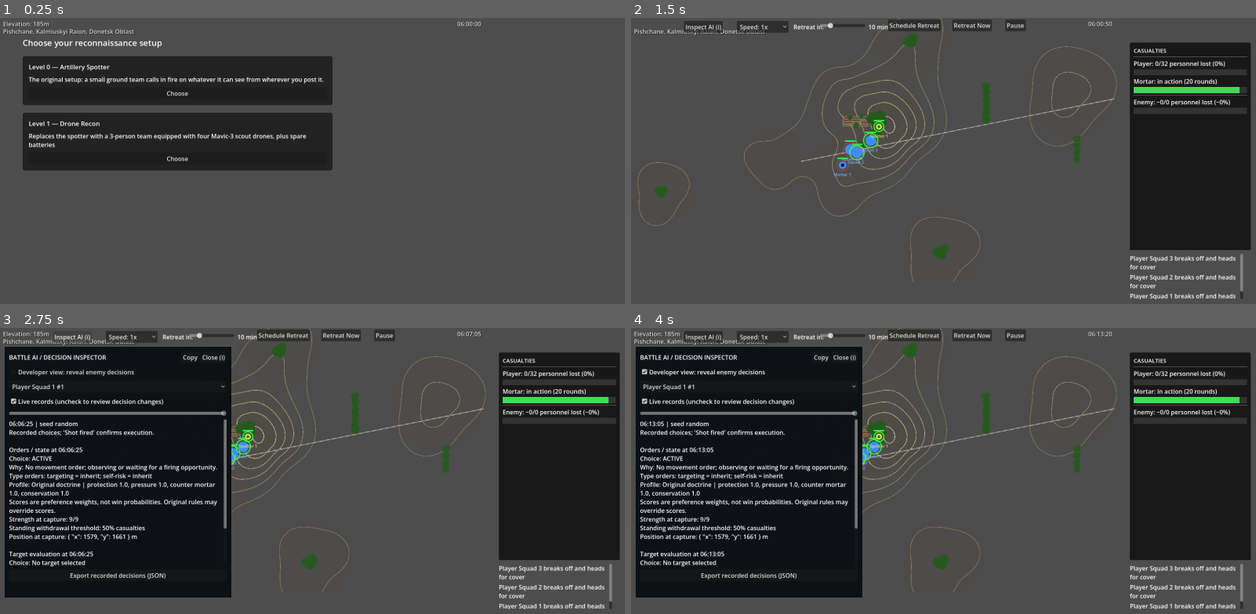
Above: before the commit, frames 1-4 (two rows, left to right).
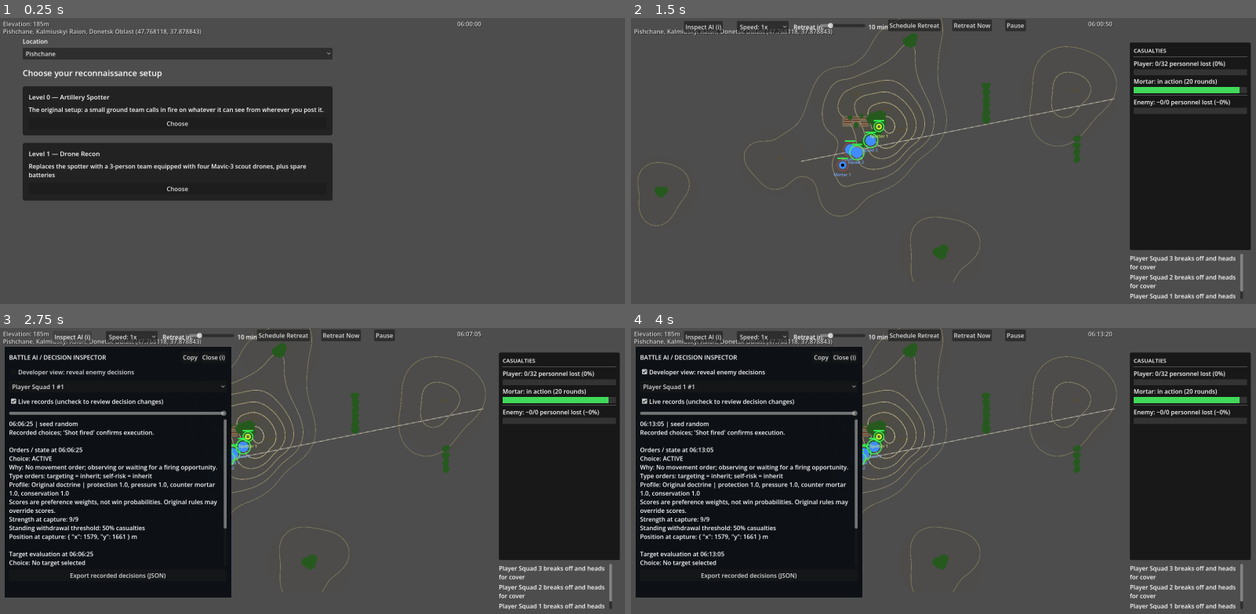
Above: after the commit, the same moments.

Repository: verybadcat/Drones
Game: Godot game, scene res://scenes/Main.tscn
Same seed, same stepped clock (60 frames per second), same inputs: the game is played once before the commit and once after it.
Inputs:
- Up to frame 1 (0.25 s): no input
- Up to frame 2 (1.5 s): click "Choose" at 0.5 s; click "Start Battle" at 1.25 s
- Up to frame 3 (2.75 s): click "Inspect AI (i)" at 2 s
- Up to frame 4 (4 s): click "Copy" at 2.75 s; click "Developer view: reveal enemy …" at 3.5 s

The runs differ from the first frame. In frame 1, 15% of the frame differs, in the area x 3-54%, y 3-64%; in frame 2, less than 0.1%; in frame 3, less than 0.1%; in frame 4, less than 0.1%.

Commit message:
Add a map picker to level select, with real coordinates shown in-game
The level-select screen now has a dropdown listing every map in
GameConfig.MAPS by its own place name, defaulting to whichever one is
already active. Picking a different one takes effect immediately.

Required turning CURRENT_MAP and everything derived from it (map
dimensions, camera bounds, sidebar position, player/enemy safe-x) from
const into static var, recomputed via a new set_active_map() -
previously these were only ever evaluated once at script load, which
was fine when the loaded map was a compile-time fact but breaks the
moment a player can pick a different one at runtime. River/contour
caches are cleared on every switch so a new map never shows stale
geometry from the previous one. main.gd's own window/viewport/camera
setup got the same treatment, extracted into _apply_map_dimensions()
so a map switch resizes everything live.

Each catalog entry also gained a real "coordinates" field, appended to
the always-on-screen location readout so a player can go look the
actual place up themselves.

Co-Authored-By: Claude Sonnet 5 <noreply@anthropic.com>

Diff:
--- a/scripts/game_config.gd
+++ b/scripts/game_config.gd
@@ -91,6 +91,10 @@
 "pervomaiske": {
 	"name": "Pervomaiske",
 	"location_subtitle": "Kupiansk Raion, Kharkiv Oblast",
+	# The real coordinates the source screenshot itself was centered on —
+	# shown on the map's own location readout (see main.gd's
+	# _location_label) so a curious player can look the actual place up.
+	"coordinates": "49.657741, 37.270141",
 	"compass_north_screen_direction": Vector2(0.0, -1.0),
 
 	# Matches this game's standard battlefield footprint — same as
@@ -347,6 +351,10 @@
 "pishchane": {
 	"name": "Pishchane",
 	"location_subtitle": "Kalmiuskyi Raion, Donetsk Oblast",
+	# The real coordinates this map was built from — shown on the map's
+	# own location readout (see main.gd's _location_label) so a curious
+	# player can look the actual place up.
+	"coordinates": "47.768118, 37.878843",
 	"compass_north_screen_direction": Vector2(0.0, -1.0),
 
 	"width_m": 5000.0,
@@ -540,8 +548,11 @@
 }
 
 ## The map actually loaded right now — see MAPS/DEFAULT_MAP_ID's own doc
-## comment above.
-const CURRENT_MAP: Dictionary = MAPS[DEFAULT_MAP_ID]
+## comment above. A `static var`, not a `const`: the level-select screen's
+## own map dropdown (LevelSelectScreen) lets the player switch this at
+## runtime, before deployment — see set_active_map, the only place this
+## (and everything derived from it below) should ever be reassigned.
+static var CURRENT_MAP: Dictionary = MAPS[DEFAULT_MAP_ID]
 
 ## The internal engine<->real-world scale: a fixed, map-INDEPENDENT
 ## conversion, not derived from any particular map's own size. This is
@@ -562,9 +573,9 @@
 ## right below it once it's actually defined. See CURRENT_MAP's own doc
 ## comment for why width/height specifically count as data while the
 ## conversion factor doesn't.
-const MAP_WIDTH_M: float = CURRENT_MAP.width_m
-const MAP_HEIGHT_M: float = CURRENT_MAP.height_m
-const WEST_FLANK_WIDTH_M: float = CURRENT_MAP.west_flank_width_m
+static var MAP_WIDTH_M: float
+static var MAP_HEIGHT_M: float
+static var WEST_FLANK_WIDTH_M: float
 ## MAP_WIDTH_PX is the core battle canvas's width; the actual map VIEWPORT
 ## is wider still (see CAMERA_VIEWPORT_WIDTH_PX below — it also shows
 ## WEST_FLANK_WIDTH_PX of ground to the west), with the sidebar UI
@@ -576,8 +587,8 @@
 ## so a differently-sized map's window adjusts automatically with it —
 ## nothing about the window is a fixed, map-specific number to remember
 ## to update by hand.
-const MAP_WIDTH_PX: float = MAP_WIDTH_M * PIXELS_PER_METER
-const MAP_HEIGHT_PX: float = MAP_HEIGHT_M * PIXELS_PER_METER
+static var MAP_WIDTH_PX: float
+static var MAP_HEIGHT_PX: float
 
 ## Open, undeveloped ground west of x=0 — nobody deploys here, no authored
 ## cover/terrain features exist here, but units can be pushed into it
@@ -587,7 +598,7 @@
 ## display column at this fixed scale, so this is the first world-space
 ## that doesn't, which is what originally made a wider viewport than just
 ## MAP_WIDTH_PX necessary here at all.
-const WEST_FLANK_WIDTH_PX: float = WEST_FLANK_WIDTH_M * PIXELS_PER_METER
+static var WEST_FLANK_WIDTH_PX: float
 
 ## The map viewport is permanently wide enough to show the ENTIRE modeled
 ## world — the west flank through the map's true east edge — at once, at
@@ -603,18 +614,18 @@
 ## panning is never needed in the first place — see project.godot's
 ## viewport_width and main.gd's sidebar layout (GameConfig.SIDEBAR_X),
 ## both widened by exactly WEST_FLANK_WIDTH_PX to make room.
-const CAMERA_VIEWPORT_WIDTH_PX: float = MAP_WIDTH_PX + WEST_FLANK_WIDTH_PX
+static var CAMERA_VIEWPORT_WIDTH_PX: float
 ## The camera's own fixed x, always — the midpoint of the full
 ## [-WEST_FLANK_WIDTH_PX, MAP_WIDTH_PX] range the viewport now permanently
 ## shows. Fixed, not dynamically tracked: since the viewport already shows
 ## that entire range at all times, every possible unit position is already
 ## visible regardless of exactly where it sits, so there's nothing left to
 ## track or pan toward.
-const CAMERA_CENTER_X: float = (-WEST_FLANK_WIDTH_PX + MAP_WIDTH_PX) / 2.0
+static var CAMERA_CENTER_X: float
 ## Where the sidebar column (casualty dashboard, combat log, retreat/pause
 ## buttons, doctrine panel) starts — right after the widened map viewport,
 ## with the same 20px gap the original [0,1000]-wide layout used.
-const SIDEBAR_X: float = CAMERA_VIEWPORT_WIDTH_PX + 20.0
+static var SIDEBAR_X: float
 ## The sidebar column's own fixed width (DoctrinePanel's own declared
 ## custom_minimum_size is 320px; this adds a small margin) — independent
 ## of the map's size, so main.gd can compute a correctly-sized WINDOW for
@@ -628,6 +639,57 @@
 ## main.gd's _ready, which sizes the actual window to
 ## max(MAP_HEIGHT_PX, this).
 const MIN_WINDOW_HEIGHT_PX: float = 760.0
+
+## Recomputes every static var derived from CURRENT_MAP (see each one's
+## own doc comment above/below for why it's data-derived rather than a
+## plain compile-time const now that CURRENT_MAP itself can change at
+## runtime) and drops the river/contour caches, which are built once per
+## loaded map and would otherwise keep showing the PREVIOUS map's terrain.
+## Called once automatically at script load (_static_init, below) and
+## again by set_active_map every time the player picks a different map.
+static func _recompute_map_derived_state() -> void:
+	MAP_WIDTH_M = CURRENT_MAP.width_m
+	MAP_HEIGHT_M = CURRENT_MAP.height_m
+	WEST_FLANK_WIDTH_M = CURRENT_MAP.west_flank_width_m
+	MAP_WIDTH_PX = MAP_WIDTH_M * PIXELS_PER_METER
+	MAP_HEIGHT_PX = MAP_HEIGHT_M * PIXELS_PER_METER
+	WEST_FLANK_WIDTH_PX = WEST_FLANK_WIDTH_M * PIXELS_PER_METER
+	CAMERA_VIEWPORT_WIDTH_PX = MAP_WIDTH_PX + WEST_FLANK_WIDTH_PX
+	CAMERA_CENTER_X = (-WEST_FLANK_WIDTH_PX + MAP_WIDTH_PX) / 2.0
+	SIDEBAR_X = CAMERA_VIEWPORT_WIDTH_PX + 20.0
+	ENEMY_SAFE_X = CURRENT_MAP.enemy.spawn_x + 150.0 * PIXELS_PER_METER
+	PLAYER_SAFE_X = -(WEST_FLANK_WIDTH_M - 100.0) * PIXELS_PER_METER
+
+	_river_rects_built = false
+	_river_segment_rects.clear()
+	_contour_cache_built = false
+	_contour_segments_cache.clear()
+	_contour_col_origin_m = 0.0
+
+
+## Runs automatically the first time this script is loaded/referenced —
+## Godot 4.4+'s static-constructor hook — so every static var above is
+## already correctly populated before anything else in the game (main.gd's
+## own _ready included) ever reads one, exactly as if they were still the
+## compile-time consts they used to be.
+static func _static_init() -> void:
+	_recompute_map_derived_state()
+
+
+## Switches which real place is loaded, for the level-select screen's own
+## map dropdown (LevelSelectScreen) — the only intended caller. Must run
+## BEFORE deployment/battle setup reads any CURRENT_MAP-derived value
+## (default_squad_positions, MAP_WIDTH_PX, ...), which is exactly when the
+## dropdown offers the choice: before recon-mode selection, let alone
+## deployment. main.gd still has to re-apply the derived window/camera
+## sizing itself afterward (see its own _apply_map_dimensions) — this
+## function only updates GameConfig's own state.
+static func set_active_map(map_id: String) -> void:
+	if not MAPS.has(map_id) or CURRENT_MAP == MAPS[map_id]:
+		return
+	CURRENT_MAP = MAPS[map_id]
+	_recompute_map_derived_state()
+
 
 ## Runtime meters<->pixels conversion, for the few places that need to
 ## convert a value that isn't known until the game is running (the mouseover
@@ -1162,7 +1224,7 @@
 
 # A RETREATING unit that reaches its own safe_x is marked WITHDRAWN — no
 # longer part of the fight, but its casualties still count in the AAR.
-const ENEMY_SAFE_X: float = CURRENT_MAP.enemy.spawn_x + 150.0 * PIXELS_PER_METER
+static var ENEMY_SAFE_X: float
 const PLAYER_RETREAT_SPEED: float = 2.0 * PIXELS_PER_METER
 
 ## The true world edge is -WEST_FLANK_WIDTH_PX; this stays 100m short of it
@@ -1175,7 +1237,7 @@
 ## is always on screen (see CAMERA_VIEWPORT_WIDTH_PX), stopping at the old
 ## shallow line just reads as stopping in the middle of visible ground for
 ## no reason — every player retreat now goes all the way to the real edge.
-const PLAYER_SAFE_X: float = -(WEST_FLANK_WIDTH_M - 100.0) * PIXELS_PER_METER # -280px / -1400m
+static var PLAYER_SAFE_X: float # -(WEST_FLANK_WIDTH_M - 100.0) * PIXELS_PER_METER
 
 ## The final retreat leg's straight dash (see BattleManager._step_retreat)
 ## bends laterally away from the single nearest known threat once it's
--- a/scripts/level_select_screen.gd
+++ b/scripts/level_select_screen.gd
@@ -1,12 +1,24 @@
 extends Control
 class_name LevelSelectScreen
-## The very first screen the player sees: choose which reconnaissance/target-
-## acquisition setup to fight this battle with (see GameConfig.ReconMode).
-## main.gd shows this before deployment and reads the choice off
-## mode_chosen. Built the same programmatic way as every other screen in
-## this game — no separate .tscn.
+## The very first screen the player sees: choose which real place to fight
+## over (see GameConfig.MAPS) and which reconnaissance/target-acquisition
+## setup to fight with (see GameConfig.ReconMode). main.gd shows this before
+## deployment and reads the choices off map_chosen/mode_chosen. Built the
+## same programmatic way as every other screen in this game — no separate
+## .tscn.
 
 signal mode_chosen(mode: GameConfig.ReconMode)
+## Emitted the moment the map dropdown's selection changes — live, not
+## gated behind a separate "Choose" button, since there's nothing to
+## commit to first the way there is for recon mode (which shapes the rest
+## of deployment). main.gd reacts immediately so this screen's own
+## location readout, and everything else GameConfig.CURRENT_MAP-derived,
+## is already showing the newly-picked place before the player moves on.
+signal map_chosen(map_id: String)
+
+## Index -> map id, in the same order the dropdown lists them — an
+## OptionButton only ever hands back an index, never the id string itself.
+var _map_ids: Array[String] = []
 
 
 func _ready() -> void:
@@ -16,6 +28,8 @@
 	root.position = Vector2(60, 50)
 	root.add_theme_constant_override("separation", 20)
 	add_child(root)
+
+	root.add_child(_build_map_picker())
 
 	var title := GameConfig.make_selectable_label("Choose your reconnaissance setup")
 	title.add_theme_font_size_override("normal_font_size", 22)
@@ -31,6 +45,32 @@
 		"Replaces the spotter with a 3-person team equipped with four Mavic-3 scout drones, plus spare batteries",
 		GameConfig.ReconMode.DRONE_TEAM
 	))
+
+
+## Every real place in the catalog, by its own place name — GameConfig.
+## MAPS' own keys (e.g. "pervomaiske") are internal ids, never shown.
+## Defaults to whichever map is already active (the one main.gd's window
+## was just sized for), not always the first entry, so opening this screen
+## never silently re-picks a different map than what's actually loaded.
+func _build_map_picker() -> Control:
+	var box := VBoxContainer.new()
+	box.add_theme_constant_override("separation", 6)
+
+	var label := GameConfig.make_selectable_label("Location")
+	box.add_child(label)
+
+	var picker := OptionButton.new()
+	var selected_index := 0
+	for map_id in GameConfig.MAPS:
+		if GameConfig.CURRENT_MAP == GameConfig.MAPS[map_id]:
+			selected_index = _map_ids.size()
+		_map_ids.append(map_id)
+		picker.add_item(GameConfig.MAPS[map_id].name)
+	picker.select(selected_index)
+	picker.item_selected.connect(func(index: int): map_chosen.emit(_map_ids[index]))
+	box.add_child(picker)
+
+	return box
 
 
 func _build_option(title_text: String, body_text: String, mode: GameConfig.ReconMode) -> Control:
--- a/scripts/main.gd
+++ b/scripts/main.gd
@@ -125,31 +125,15 @@
 
 
 func _ready() -> void:
-	# Sized from GameConfig's own map-derived constants, not project.godot's
-	# fixed viewport_width/height — those were hand-set for one specific
-	# map's own dimensions and would silently stop matching the moment a
-	# differently-sized real map was swapped in (see GameConfig.
-	# SIDEBAR_COLUMN_WIDTH/MIN_WINDOW_HEIGHT_PX's own doc comments).
-	get_window().size = Vector2i(
-		int(GameConfig.SIDEBAR_X + GameConfig.SIDEBAR_COLUMN_WIDTH),
-		int(max(GameConfig.MAP_HEIGHT_PX, GameConfig.MIN_WINDOW_HEIGHT_PX)))
-
 	map_container = SubViewportContainer.new()
 	map_container.position = Vector2(0, 0)
-	map_container.size = Vector2(GameConfig.CAMERA_VIEWPORT_WIDTH_PX, GameConfig.MAP_HEIGHT_PX)
 	map_container.stretch = true
 	add_child(map_container)
 
 	map_viewport = SubViewport.new()
-	map_viewport.size = Vector2i(int(GameConfig.CAMERA_VIEWPORT_WIDTH_PX), int(GameConfig.MAP_HEIGHT_PX))
 	map_container.add_child(map_viewport)
 
 	map_camera = Camera2D.new()
-	map_camera.position = Vector2(GameConfig.CAMERA_CENTER_X, GameConfig.MAP_HEIGHT_PX / 2.0)
-	map_camera.limit_left = int(-GameConfig.WEST_FLANK_WIDTH_PX)
-	map_camera.limit_right = int(GameConfig.MAP_WIDTH_PX)
-	map_camera.limit_top = 0
-	map_camera.limit_bottom = int(GameConfig.MAP_HEIGHT_PX)
 	map_viewport.add_child(map_camera)
 	map_camera.make_current()
 
@@ -162,7 +146,6 @@
 	add_child(_elevation_label)
 
 	_clock_label = Label.new()
-	_clock_label.position = Vector2(GameConfig.CAMERA_VIEWPORT_WIDTH_PX - 90, 4)
 	_clock_label.add_theme_color_override("font_color", Color(1, 1, 1, 0.85))
 	_clock_label.add_theme_color_override("font_shadow_color", Color(0, 0, 0, 0.8))
 	_clock_label.add_theme_constant_override("shadow_offset_x", 1)
@@ -174,7 +157,6 @@
 	# name should be as visible as the clock. See GameConfig.CURRENT_MAP.name's
 	# own doc comment for the real history.
 	_location_label = Label.new()
-	_location_label.text = "%s, %s" % [GameConfig.CURRENT_MAP.name, GameConfig.CURRENT_MAP.location_subtitle]
 	_location_label.position = Vector2(8, 24)
 	_location_label.add_theme_color_override("font_color", Color(1, 1, 1, 0.85))
 	_location_label.add_theme_color_override("font_shadow_color", Color(0, 0, 0, 0.8))
@@ -182,9 +164,48 @@
 	_location_label.add_theme_constant_override("shadow_offset_y", 1)
 	add_child(_location_label)
 
-	queue_redraw() # the scale bar/compass are static; draw them once up front
+	_apply_map_dimensions()
 
 	_show_level_select()
+
+
+## Every window/viewport/camera/label property that depends on WHICH real
+## place is loaded — split out of _ready() so the level-select screen's own
+## map dropdown (LevelSelectScreen.map_chosen) can re-apply all of it after
+## GameConfig.set_active_map, not just at startup. Idempotent: safe to call
+## again with the same map already active (LevelSelectScreen only actually
+## calls this when the selection changes, but nothing here assumes that).
+func _apply_map_dimensions() -> void:
+	# Sized from GameConfig's own map-derived state, not project.godot's
+	# fixed viewport_width/height — those were hand-set for one specific
+	# map's own dimensions and would silently stop matching the moment a
+	# differently-sized real map was loaded (see GameConfig.
+	# SIDEBAR_COLUMN_WIDTH/MIN_WINDOW_HEIGHT_PX's own doc comments).
+	get_window().size = Vector2i(
+		int(GameConfig.SIDEBAR_X + GameConfig.SIDEBAR_COLUMN_WIDTH),
+		int(max(GameConfig.MAP_HEIGHT_PX, GameConfig.MIN_WINDOW_HEIGHT_PX)))
+
+	# map_viewport's own size isn't set directly — map_container.stretch
+	# (set once in _ready) keeps it locked to the container's own size
+	# automatically; setting it here too, after the viewport is already a
+	# stretch-managed child, just produces an engine warning and is ignored.
+	map_container.size = Vector2(GameConfig.CAMERA_VIEWPORT_WIDTH_PX, GameConfig.MAP_HEIGHT_PX)
+
+	map_camera.position = Vector2(GameConfig.CAMERA_CENTER_X, GameConfig.MAP_HEIGHT_PX / 2.0)
+	map_camera.limit_left = int(-GameConfig.WEST_FLANK_WIDTH_PX)
+	map_camera.limit_right = int(GameConfig.MAP_WIDTH_PX)
+	map_camera.limit_top = 0
+	map_camera.limit_bottom = int(GameConfig.MAP_HEIGHT_PX)
+
+	_clock_label.position = Vector2(GameConfig.CAMERA_VIEWPORT_WIDTH_PX - 90, 4)
+
+	# Coordinates alongside the place name/subtitle — real, verifiable, and
+	# enough for a curious player to go look the actual spot up themselves
+	# on a real map, the same way this game's own terrain was sourced.
+	_location_label.text = "%s, %s (%s)" % [
+		GameConfig.CURRENT_MAP.name, GameConfig.CURRENT_MAP.location_subtitle, GameConfig.CURRENT_MAP.coordinates]
+
+	queue_redraw() # the scale bar/compass depend on the loaded map too
 
 
 func _process(delta: float) -> void:
@@ -370,7 +391,18 @@
 
 	level_select_screen = LevelSelectScreen.new()
 	level_select_screen.mode_chosen.connect(_on_recon_mode_chosen)
+	level_select_screen.map_chosen.connect(_on_map_chosen)
 	add_child(level_select_screen)
+
+
+## The map dropdown changed — switch GameConfig's own active map, then
+## re-apply everything in main.gd itself that depends on it (window size,
+## camera limits, the location readout) so the change is visible
+## immediately, still on the level-select screen, rather than only taking
+## effect once deployment starts.
+func _on_map_chosen(map_id: String) -> void:
+	GameConfig.set_active_map(map_id)
+	_apply_map_dimensions()
 
 
 func _on_recon_mode_chosen(mode: GameConfig.ReconMode) -> void:
Not shown, changed: docs/designs/tactical-commander-doctrine.md
